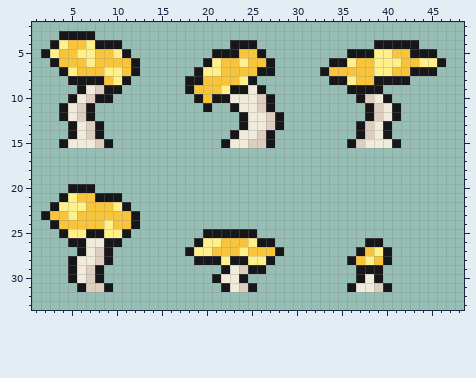
Pixel-art file, stored at assets/textures/detail/foliage/glowing/chloropom/chloropom.aseprite. The first picture shows the starting point.
64x64 pixels, 1 frame. Shown: x 1..48, y 2..33.
The same view after the edit:
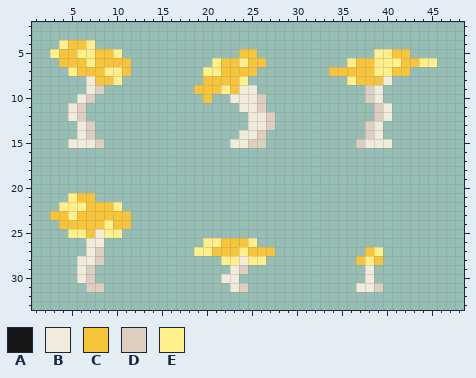
Palette (. is transparent): A #17171a  B #f1ebdb  C #f8c53a  D #ddcebf  E #fff089
Edits made:
y 3: x 4..7 AAAA -> ....
y 4: x 3 A -> .; x 8..10 AAA -> ...; x 23..25 AAA -> ...; x 39..43 AAAAA -> .....
y 5: x 2 A -> .; x 11 A -> .; x 21..23 AAA -> ...; x 26 A -> .; x 36..38 AAA -> ...; x 43..45 AAA -> ...
y 6: x 3 A -> .; x 12 A -> .; x 20 A -> .; x 27 A -> .; x 34..35 AA -> ..; x 46 A -> .
y 7: x 4 A -> .; x 12 A -> .; x 19 A -> .; x 26..27 AA -> ..; x 33 A -> .; x 43..45 AAA -> ...
y 8: x 5..8 AAAA -> ..BC; x 11 A -> .; x 18..19 AA -> ..; x 25 A -> .; x 34..35 AA -> ..; x 39..42 AAAA -> CB..
y 9: x 6 A -> .; x 9..10 AA -> ..; x 18 A -> .; x 23..24 AA -> CB; x 26 A -> .; x 36..39 AAAA -> ..DB
y 10: x 5 A -> .; x 8..9 AA -> ..; x 19 A -> .; x 21..22 AA -> ..; x 27 A -> .; x 37 A -> .; x 40 A -> .
y 11: x 4 A -> .; x 7 A -> .; x 20 A -> .; x 23 A -> .; x 27 A -> .; x 38 A -> .; x 41 A -> .
y 12: x 4 A -> .; x 7 A -> .; x 24 A -> .; x 28 A -> .; x 38 A -> .; x 41 A -> .
y 13: x 5 A -> .; x 8 A -> .; x 24 A -> .; x 28 A -> .; x 37 A -> .; x 40 A -> .
y 14: x 5 A -> .; x 8 A -> .; x 23 A -> .; x 27 A -> .; x 37 A -> .; x 40 A -> .
y 15: x 4 A -> .; x 9 A -> .; x 22 A -> .; x 27 A -> .; x 36 A -> .; x 41 A -> .
y 20: x 5..7 AAA -> ...
y 21: x 4 A -> .; x 8..10 AAA -> ...
y 22: x 3 A -> .; x 11 A -> .
y 23: x 2 A -> .; x 12 A -> .
y 24: x 3 A -> .; x 12 A -> .
y 25: x 4 A -> .; x 7..8 AA -> CB; x 11 A -> .; x 20..25 AAAAAA -> ......
y 26: x 5..6 AA -> ..; x 9..10 AA -> ..; x 19 A -> .; x 26..27 AA -> ..; x 38..39 AA -> ..
y 27: x 6 A -> .; x 9 A -> .; x 18 A -> .; x 28 A -> .; x 37 A -> .; x 40 A -> .
y 28: x 5 A -> .; x 9 A -> .; x 19..21 AAA -> ...; x 23..24 AA -> EB; x 27 A -> .; x 36 A -> .; x 40 A -> .
y 29: x 5 A -> .; x 8 A -> .; x 22 A -> .; x 25..26 AA -> ..; x 37..39 AAA -> .B.
y 30: x 5 A -> .; x 8 A -> .; x 21 A -> .; x 24 A -> .; x 37 A -> .; x 39 A -> .
y 31: x 6 A -> .; x 9 A -> .; x 22 A -> .; x 25 A -> .; x 36 A -> .; x 40 A -> .
Changed places in both pictures, as pixel boxes (x1, y1, x2, y2):
changed: (41, 31, 140, 148)
changed: (185, 40, 284, 148)
changed: (320, 40, 446, 148)
changed: (41, 184, 140, 292)
changed: (185, 229, 284, 292)
changed: (347, 238, 392, 292)
